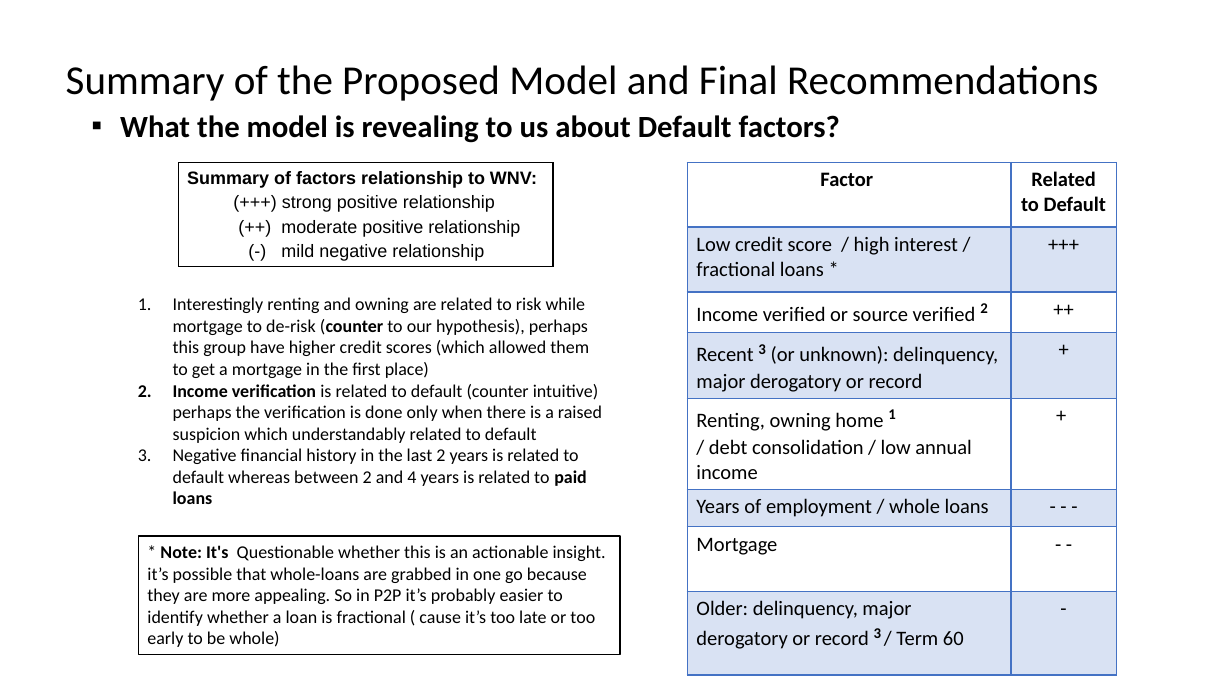
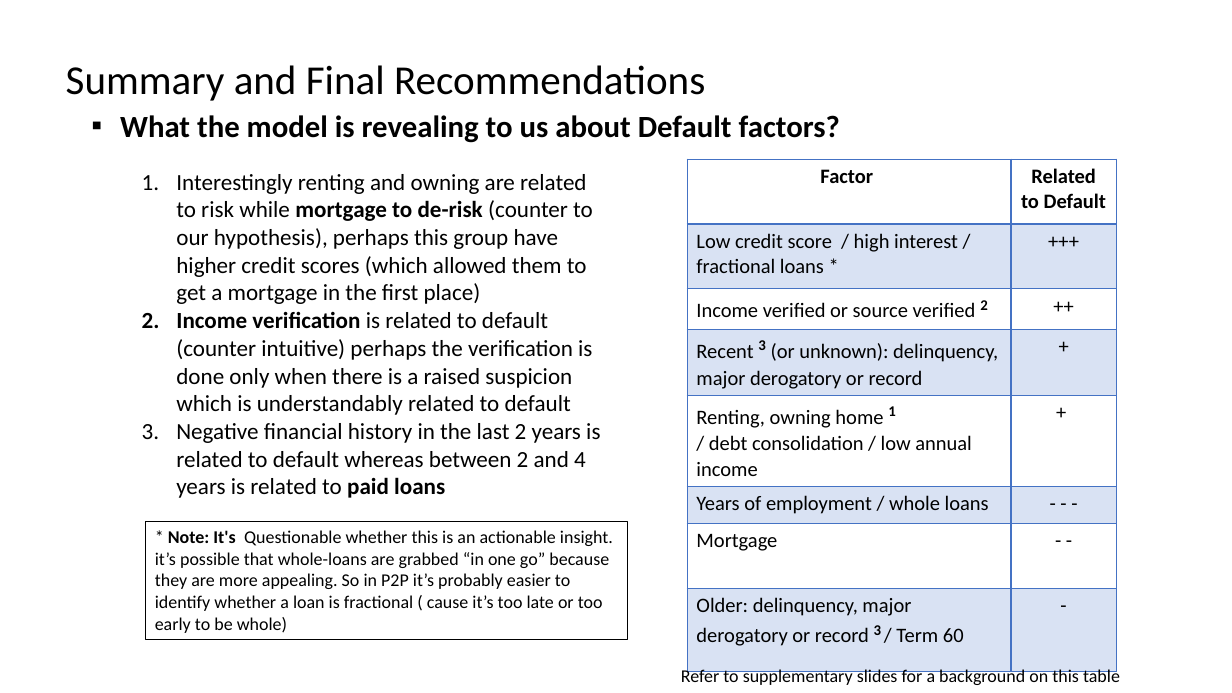
Before and after one commit to Erolino/LendingClub_Loans, a slide deck: slide 18 of LendingClub_Biz_Deck.pptx (slide 20 before the commit). Drawn at 1232x693 pixels with LibreOffice and Linux fonts; fonts in the diff are those of the drawing. Boxes give left, top, right and bottom in pixels: in the first picture for what was removed or moved away, otherwise in the second. Text is boxed around its words. In the diff, an @@ line names an element or a change of style, - is before the commit and + after.

```diff
--- a/LendingClub_Biz_Deck.pptx
+++ b/LendingClub_Biz_Deck.pptx
@@ text at (x1=66, y1=65, x2=705, y2=101): text changed @@
-Summary of the Proposed Model and Final Recommendations
+Summary and Final Recommendations
@@ text "Interestingly renting and owning are ..." moved from (x1=173, y1=297, x2=602, y2=504) to (x1=176, y1=174, x2=600, y2=498) @@
@@ text at (x1=176, y1=174, x2=600, y2=498): size 14 to 18 pt in "Interestingly renting and owning are related to ...", "Negative financial history in the last 2 ..."; bold on in "mortgage to de-risk"; bold off in "(counter" @@
@@ rectangle removed at (x1=178, y1=163, x2=554, y2=267) @@
-Summary of factors relationship to WNV:
-  (+++) strong positive relationship
-  (++) moderate positive relationship
-  (-) mild negative relationship
@@ table moved from (x1=688, y1=163, x2=1116, y2=664) to (x1=688, y1=159, x2=1116, y2=660) @@
@@ text at (x1=176, y1=311, x2=592, y2=415): text changed; size 14 to 18 pt @@
-2. Income verification is related to default (counter intuitive) perhaps the verification is done only when there is a raised suspicion which understandably related to default
+2. Income verification is related to default (counter intuitive) perhaps the verification is done only when there is a raised suspicion which is understandably related to default
@@ rectangle "* Note: It's Questionable whether ..." moved from (x1=139, y1=536, x2=620, y2=654) to (x1=146, y1=521, x2=628, y2=640) @@
@@ text in rectangle at (x1=155, y1=530, x2=613, y2=633): text changed @@
-* Note: It's Questionable whether this is an actionable insight. it’s possible that whole-loans are grabbed in one go because they are more appealing. So in P2P it’s probably easier to identify whether a loan is fractional ( cause it’s too late or too early to be whole)
+* Note: It's Questionable whether this is an actionable insight. it’s possible that whole-loans are grabbed “in one go” because they are more appealing. So in P2P it’s probably easier to identify whether a loan is fractional ( cause it’s too late or too early to be whole)
@@ text added at (x1=681, y1=667, x2=1120, y2=685), 14 pt, text #000000 @@
+Refer to supplementary slides for a background on this table
```
Also in this commit, not shown: 7 other slides changed, 5 slides added, 4 slides removed, 3 other files.
